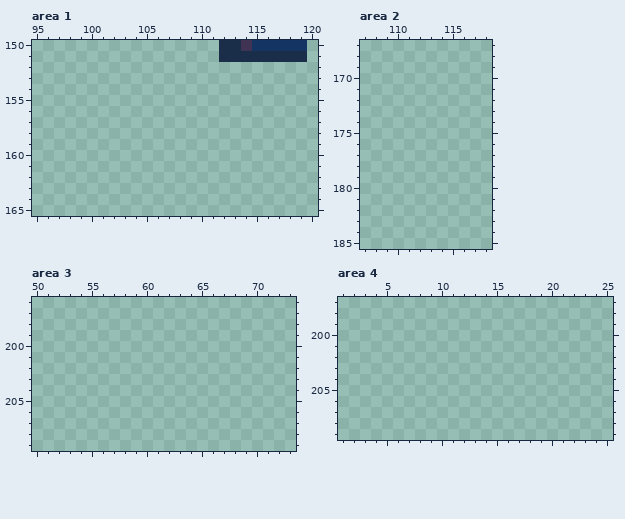
File history of a pixel-art file, rawAssets/tilesheet.aseprite. This is how it looked before the edit.
128x2048 pixels, 1 frame. Colours within 5 levels of each other are drawn and written as one. Shown: area 1: x 95..120, y 150..165; area 2: x 107..118, y 167..185; area 3: x 50..73, y 196..209; area 4: x 1..25, y 197..209. The commit also changed other parts of the picture, which this record leaves out.
The same view after the edit:
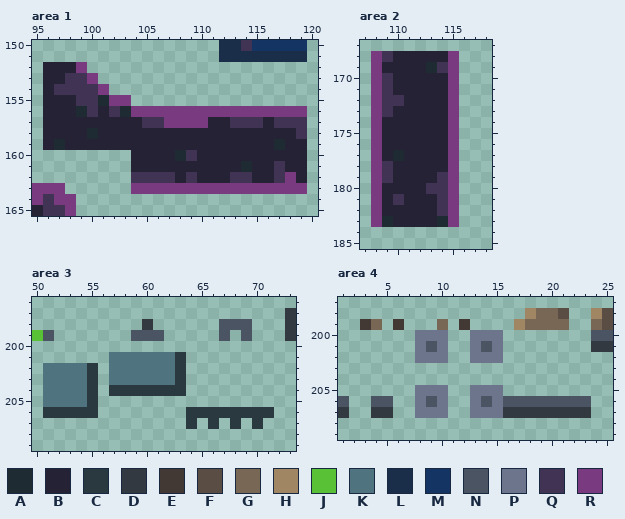
Palette (. is transparent): A #1f2b33  B #242234  C #2a393f  D #333941  E #423934  F #5a4e44  G #796755  H #a08662  J #59c135  K #4f747f  L #1a2e49  M #143464  N #4a5462  P #6d758d  Q #403353  R #793a80
Change:
Area 1, layer "Flattened":
y 152: x 96..99 .... -> BBBR
y 153: x 96..100 ..... -> BBQQR
y 154: x 96..101 ...... -> BQQQQR
y 155: x 96..103 ........ -> BBBQQARR
y 156: x 96..119 ........................ -> BBBAQBQARRRRRRRRRRRRRRRR
y 157: x 96..119 ........................ -> BBBBBBBBBQQRRRRBBQQQBQQQ
y 158: x 96..119 ........................ -> BBBBABBBBBBBBBBBBBBBBBBQ
y 159: x 96..119 ........................ -> BABBBBBBBBBBBBBBBBBBBABB
y 160: x 104..119 ................ -> BBBBAQBBBBBBBBBB
y 161: x 104..119 ................ -> BBBBBBBBBBABBQBB
y 162: x 104..119 ................ -> QQQQBQBBBQQBBQRB
y 163: x 95..97 ... -> RRR; x 104..119 ................ -> RRRRRRRRRRRRRRRR
y 164: x 95..98 .... -> RQRR
y 165: x 95..98 .... -> BQQR
Area 2, layer "Flattened":
y 168: x 108..115 ........ -> RQBBBBBR
y 169: x 108..115 ........ -> RBBBBAQR
y 170..171: x 108..115 ........ -> RQBBBBBR
y 172: x 108..115 ........ -> RQQBBBBR
y 173: x 108..115 ........ -> RQBBBBBR
y 174..176: x 108..115 ........ -> RBBBBBBR
y 177: x 108..115 ........ -> RBABBBBR
y 178: x 108..115 ........ -> RQBBBBBR
y 179: x 108..115 ........ -> RQBBBBQR
y 180: x 108..115 ........ -> RBBBBQQR
y 181: x 108..115 ........ -> RBQBBBQR
y 182: x 108..115 ........ -> RBBBBBQR
y 183: x 108..115 ........ -> RABBBBAR
Area 3, layer "Flattened":
y 197: x 73 . -> D
y 198: x 60 . -> D; x 67..69 ... -> NNN; x 73 . -> D
y 199: x 50..51 .. -> JN; x 59..61 ... -> NNN; x 67 . -> N; x 69 . -> N; x 73 . -> D
y 201: x 57..63 ....... -> KKKKKKC
y 202..203: x 51..55 ..... -> KKKKC; x 57..63 ....... -> KKKKKKC
y 204: x 51..55 ..... -> KKKKC; x 57..63 ....... -> CCCCCCC
y 205: x 51..55 ..... -> KKKKC
y 206: x 51..55 ..... -> CCCCC; x 64..71 ........ -> CCCCCCCC
y 207: x 64 . -> C; x 66 . -> C; x 68 . -> C; x 70 . -> C
Area 4, layer "Flattened":
y 198: x 18..21 .... -> HGGF; x 24..25 .. -> HF
y 199: x 3..4 .. -> EG; x 6 . -> E; x 10 . -> G; x 12 . -> E; x 17..21 ..... -> HGGGG; x 24..25 .. -> GF
y 200: x 8..10 ... -> PPP; x 13..15 ... -> PPP; x 24..25 .. -> NN
y 201: x 8..10 ... -> PNP; x 13..15 ... -> PNP; x 24..25 .. -> DD
y 202: x 8..10 ... -> PPP; x 13..15 ... -> PPP
y 205: x 8..10 ... -> PPP; x 13..15 ... -> PPP
y 206: x 1 . -> N; x 4..5 .. -> NN; x 8..10 ... -> PNP; x 13..23 ........... -> PNPNNNNNNNN
y 207: x 1 . -> D; x 4..5 .. -> DD; x 8..10 ... -> PPP; x 13..23 ........... -> PPPDDDDDDDD
Where, in picture pixels (left, top, right, bottom), the same in both pictures:
added: (32, 62, 307, 216)
added: (371, 51, 459, 227)
added: (32, 308, 296, 429)
added: (338, 308, 613, 418)
